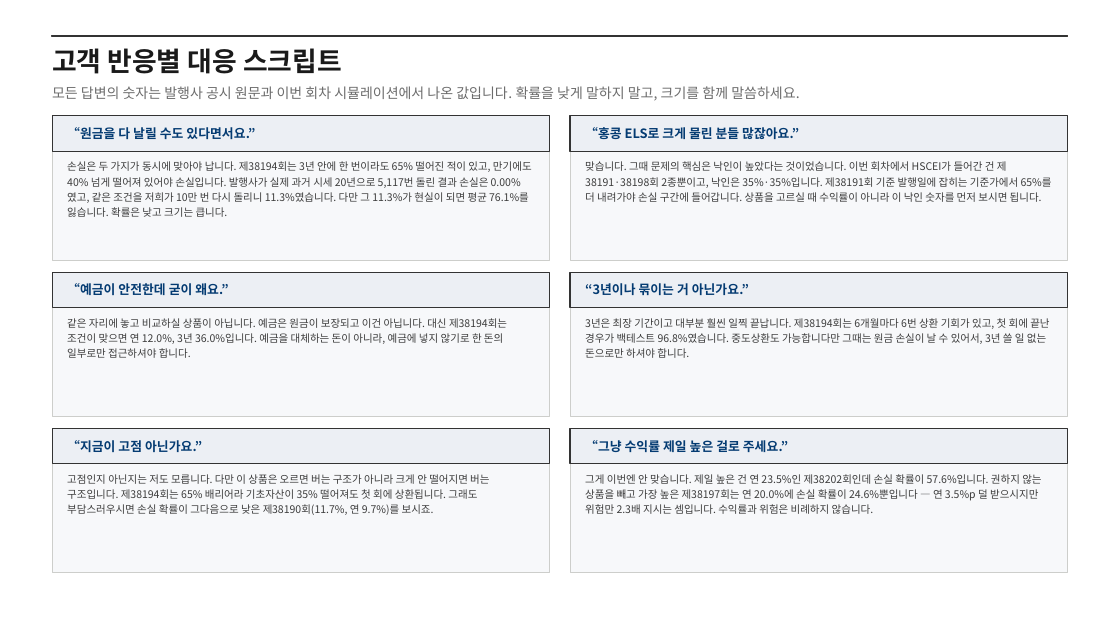
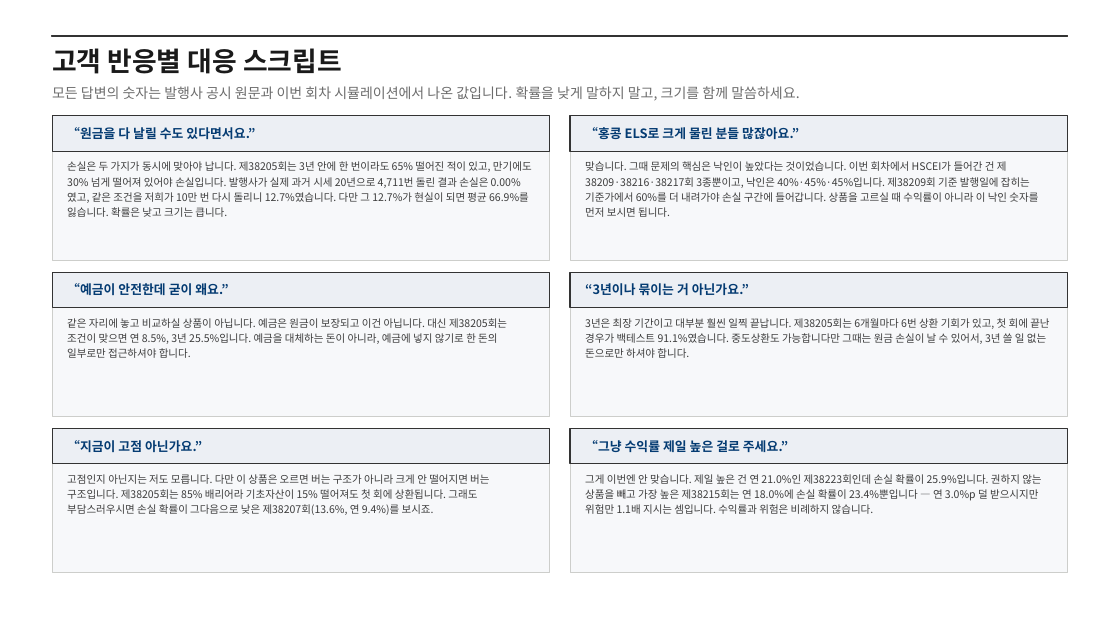
Before and after one commit to hanaroline/work_1, a slide deck: slide 7 of els-sales-deck.pptx. Drawn at 1120x630 pixels with LibreOffice and Linux fonts; fonts in the diff are those of the drawing. Boxes give left, top, right and bottom in pixels: in the first picture for what was removed or moved away, otherwise in the second. Text is boxed around its words. In the diff, an @@ line names an element or a change of style, - is before the commit and + after.

```diff
--- a/els-sales-deck.pptx
+++ b/els-sales-deck.pptx
@@ text at [67, 161, 532, 217]: text changed @@
-손실은 두 가지가 동시에 맞아야 납니다. 제38194회는 3년 안에 한 번이라도 65% 떨어진 적이 있고, 만기에도 40% 넘게 떨어져 있어야 손실입니다. 발행사가 실제 과거 시세 20년으로 5,117번 돌린 결과 손실은 0.00%였고, 같은 조건을 저희가 10만 번 다시 돌리니 11.3%였습니다. 다만 그 11.3%가 현실이 되면 평균 76.1%를 잃습니다. 확률은 낮고 크기는 큽니다.
+손실은 두 가지가 동시에 맞아야 납니다. 제38205회는 3년 안에 한 번이라도 65% 떨어진 적이 있고, 만기에도 30% 넘게 떨어져 있어야 손실입니다. 발행사가 실제 과거 시세 20년으로 4,711번 돌린 결과 손실은 0.00%였고, 같은 조건을 저희가 10만 번 다시 돌리니 12.7%였습니다. 다만 그 12.7%가 현실이 되면 평균 66.9%를 잃습니다. 확률은 낮고 크기는 큽니다.
@@ text at [585, 161, 1038, 217]: text changed @@
-맞습니다. 그때 문제의 핵심은 낙인이 높았다는 것이었습니다. 이번 회차에서 HSCEI가 들어간 건 제38191·38198회 2종뿐이고, 낙인은 35%·35%입니다. 제38191회 기준 발행일에 잡히는 기준가에서 65%를 더 내려가야 손실 구간에 들어갑니다. 상품을 고르실 때 수익률이 아니라 이 낙인 숫자를 먼저 보시면 됩니다.
+맞습니다. 그때 문제의 핵심은 낙인이 높았다는 것이었습니다. 이번 회차에서 HSCEI가 들어간 건 제38209·38216·38217회 3종뿐이고, 낙인은 40%·45%·45%입니다. 제38209회 기준 발행일에 잡히는 기준가에서 60%를 더 내려가야 손실 구간에 들어갑니다. 상품을 고르실 때 수익률이 아니라 이 낙인 숫자를 먼저 보시면 됩니다.
@@ text at [67, 318, 507, 358]: text changed @@
-같은 자리에 놓고 비교하실 상품이 아닙니다. 예금은 원금이 보장되고 이건 아닙니다. 대신 제38194회는 조건이 맞으면 연 12.0%, 3년 36.0%입니다. 예금을 대체하는 돈이 아니라, 예금에 넣지 않기로 한 돈의 일부로만 접근하셔야 합니다.
+같은 자리에 놓고 비교하실 상품이 아닙니다. 예금은 원금이 보장되고 이건 아닙니다. 대신 제38205회는 조건이 맞으면 연 8.5%, 3년 25.5%입니다. 예금을 대체하는 돈이 아니라, 예금에 넣지 않기로 한 돈의 일부로만 접근하셔야 합니다.
@@ text at [585, 318, 1049, 358]: text changed @@
-3년은 최장 기간이고 대부분 훨씬 일찍 끝납니다. 제38194회는 6개월마다 6번 상환 기회가 있고, 첫 회에 끝난 경우가 백테스트 96.8%였습니다. 중도상환도 가능합니다만 그때는 원금 손실이 날 수 있어서, 3년 쓸 일 없는 돈으로만 하셔야 합니다.
+3년은 최장 기간이고 대부분 훨씬 일찍 끝납니다. 제38205회는 6개월마다 6번 상환 기회가 있고, 첫 회에 끝난 경우가 백테스트 91.1%였습니다. 중도상환도 가능합니다만 그때는 원금 손실이 날 수 있어서, 3년 쓸 일 없는 돈으로만 하셔야 합니다.
@@ text at [67, 474, 489, 515]: text changed @@
-고점인지 아닌지는 저도 모릅니다. 다만 이 상품은 오르면 버는 구조가 아니라 크게 안 떨어지면 버는 구조입니다. 제38194회는 65% 배리어라 기초자산이 35% 떨어져도 첫 회에 상환됩니다. 그래도 부담스러우시면 손실 확률이 그다음으로 낮은 제38190회(11.7%, 연 9.7%)를 보시죠.
+고점인지 아닌지는 저도 모릅니다. 다만 이 상품은 오르면 버는 구조가 아니라 크게 안 떨어지면 버는 구조입니다. 제38205회는 85% 배리어라 기초자산이 15% 떨어져도 첫 회에 상환됩니다. 그래도 부담스러우시면 손실 확률이 그다음으로 낮은 제38207회(13.6%, 연 9.4%)를 보시죠.
@@ text at [585, 474, 1041, 514]: text changed @@
-그게 이번엔 안 맞습니다. 제일 높은 건 연 23.5%인 제38202회인데 손실 확률이 57.6%입니다. 권하지 않는 상품을 빼고 가장 높은 제38197회는 연 20.0%에 손실 확률이 24.6%뿐입니다 — 연 3.5%p 덜 받으시지만 위험만 2.3배 지시는 셈입니다. 수익률과 위험은 비례하지 않습니다.
+그게 이번엔 안 맞습니다. 제일 높은 건 연 21.0%인 제38223회인데 손실 확률이 25.9%입니다. 권하지 않는 상품을 빼고 가장 높은 제38215회는 연 18.0%에 손실 확률이 23.4%뿐입니다 — 연 3.0%p 덜 받으시지만 위험만 1.1배 지시는 셈입니다. 수익률과 위험은 비례하지 않습니다.
```
Also in this commit, not shown: 7 other slides changed, 23 other files.
